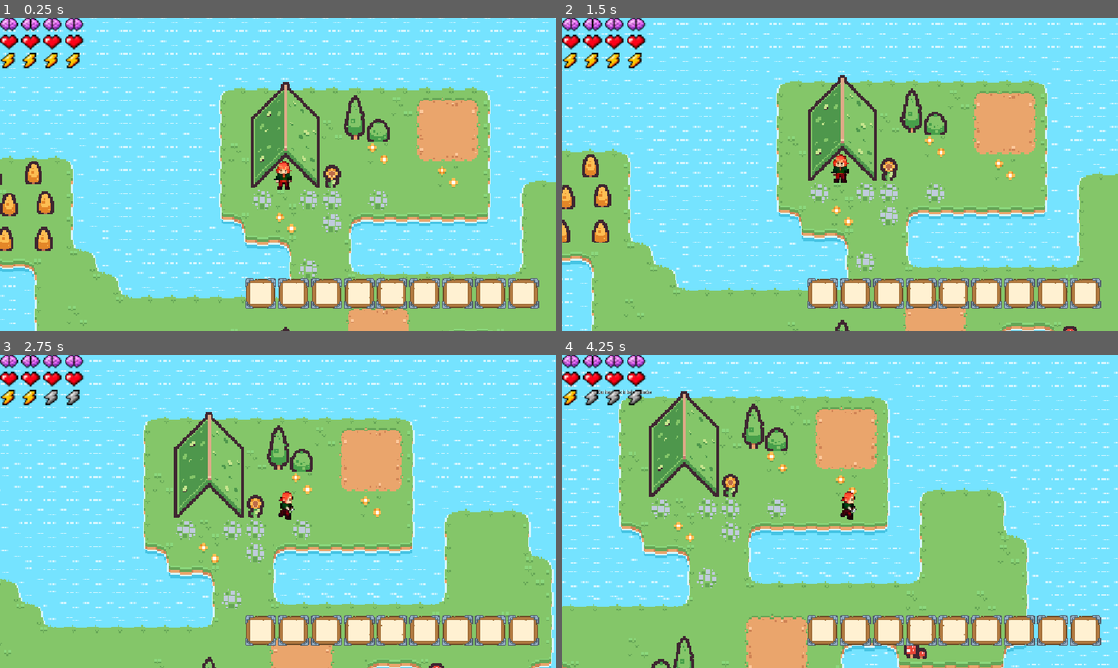
Above: before the commit, frames 1-4 (two rows, left to right).
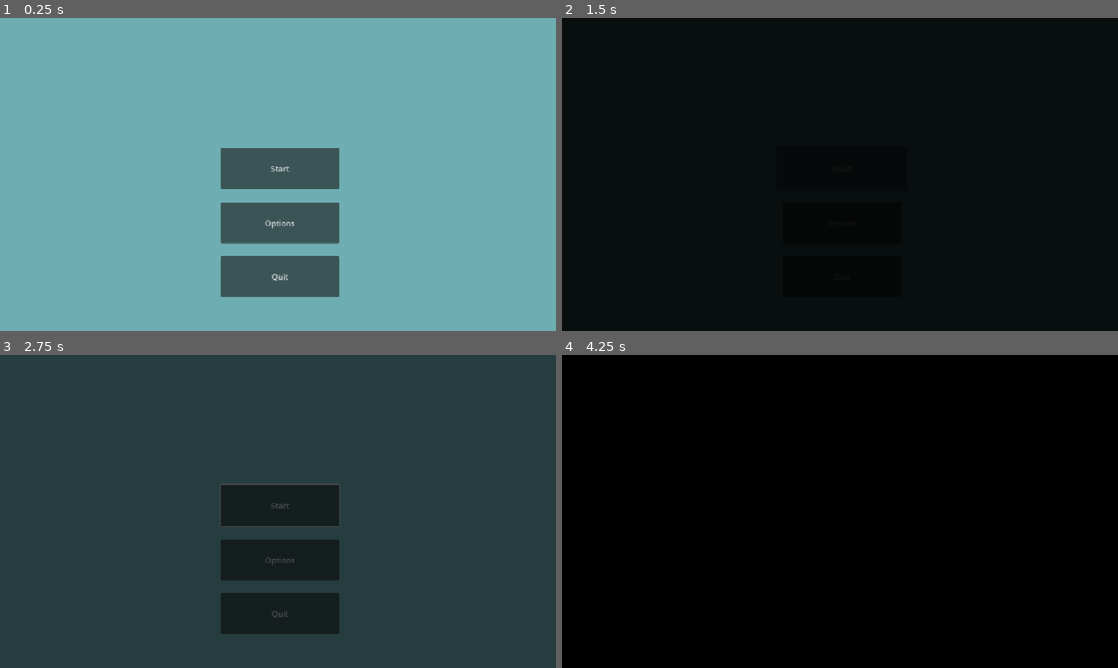
Above: after the commit, the same moments.

Repository: timkuessner/dattel-jam
Game: Godot game, scene res://scenes/MainMenu.tscn
The game is run twice, just before and just after one commit, with the same random seed, the same clock (stepped at 60 frames per second) and the same inputs. Before the commit the project starts from res://scenes/main.tscn.
Inputs (mouse positions are in pixels of both pictures, inside the frame that each line leads up to):
- Up to frame 1 (0.25 s): no input
- Up to frame 2 (1.5 s): click (840, 168) at 0.5 s, where only the run after the commit has a clickable "Start"; click (840, 168) at 1.25 s, where only the run after the commit has a clickable "Start"
- Up to frame 3 (2.75 s): tap Enter (ui_accept) at 2, 2.27 s; move the mouse to (400, 495) at 2.02 s; hold Right (ui_right) from 2.03 s (still down); tap E (e) at 2.1 s
- Up to frame 4 (4.25 s): move the mouse to (728, 527) at 2.77 s; release Right (ui_right) at 2.78 s; hold Down (ui_down) 2.78-3.53 s; tap E (e) at 2.85, 3.8 s; tap Enter (ui_accept) at 3.02 s; move the mouse to (895, 442) at 3.52 s; hold Right (ui_right) from 3.53 s (still down); tap 5 at 3.6 s

The runs differ from the first frame. In frame 1, 100% of the frame differs, in the area x 0-100%, y 0-100%; in frame 2, 100%; in frame 3, 100%; in frame 4, 100%.

Commit message:
start scene change

Diff:
--- a/project.godot
+++ b/project.godot
@@ -11,7 +11,7 @@
 [application]
 
 config/name="DattelJam"
-run/main_scene="uid://n7s8u8bj0wdj"
+run/main_scene="uid://dvrvarggot07d"
 config/features=PackedStringArray("4.7", "Forward Plus")
 config/icon="res://icon.svg"
 
Not shown, removed: assets/sprites/Tree_falling_16x16.png.import
Not shown, removed: assets/sprites/tree_falling_16x16_orange.png.import
